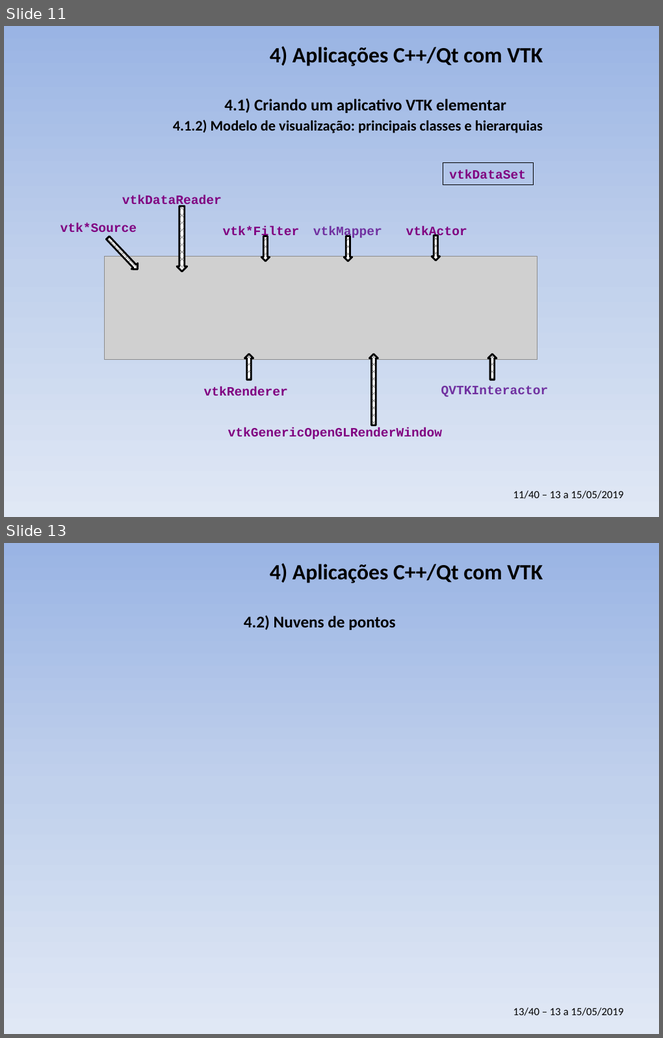
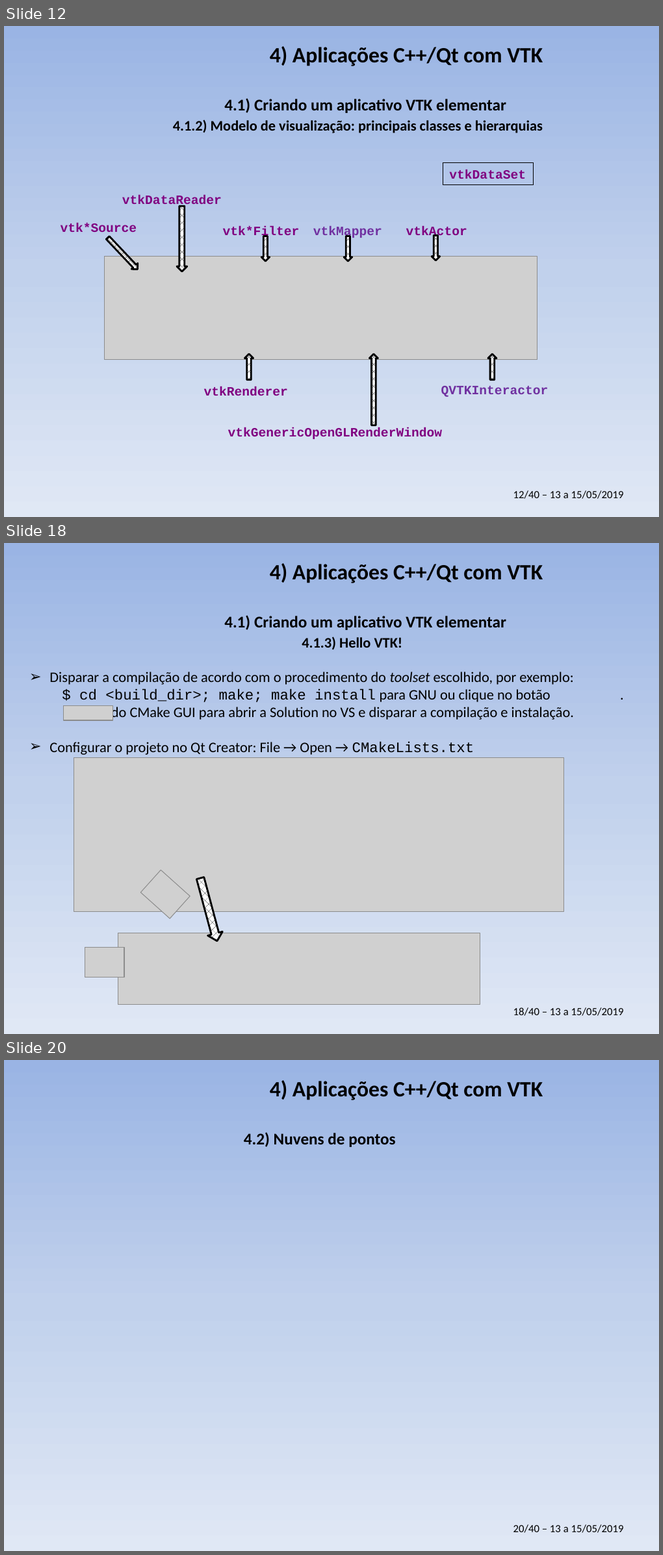
Before and after one commit to PauloCarvalhoRJ/cursoVTKgeo, a slide deck: aulas_3dias/slides_3dias.pptx. Shown one above the other, each under a label of ours: slides 11 and 13 before the commit, slides 12, 18 and 20 after it; the slides between them are not shown. The pictures are 663x1038 and 663x1555 pixels, drawn with LibreOffice and Linux fonts; fonts in the diff are those of the drawing; grey boxes stand for pictures; background and template pictures are left out. Boxes give left, top, right and bottom in pixels: in the first picture for what was removed or moved away, otherwise in the second. Text is boxed around its words. In the diff, an @@ line names an element or a change of style, - is before the commit and + after.

```diff
--- a/aulas_3dias/slides_3dias.pptx
+++ b/aulas_3dias/slides_3dias.pptx
@@ slide 18 added at <box>4,543,659,1034</box>, background gradient #9AB5E4 to #C2D1ED to #E1E8F5; not listed: 1 template element that a slide beside it also shows @@
@@ title added at <box>270,563,543,583</box>, 24 pt, text #000000, bold @@
+4) Aplicações C++/Qt com VTK
@@ text added at <box>224,615,506,630</box>, 18 pt, text #000000, bold @@
+4.1) Criando um aplicativo VTK elementar
@@ text added at <box>302,637,403,650</box>, 16 pt, text #000000, bold @@
+4.1.3) Hello VTK!
@@ text added at <box>50,672,574,755</box>, 16 pt, text #000000 @@
+➢ Disparar a compilação de acordo com o procedimento do toolset escolhido, por exemplo:
+  $ cd <build_dir>; make; make install para GNU ou clique no botão . do CMake GUI para abrir a Solution no VS e disparar a compilação e instalação.
+➢ Configurar o projeto no Qt Creator: File → Open → CMakeLists.txt
@@ picture added at <box>64,706,113,720</box> @@
@@ picture added at <box>74,758,564,913</box> @@
@@ picture added at <box>140,871,190,919</box> @@
@@ down arrow added at <box>193,876,224,943</box>, fill pattern #000000 on #FFFFFF, outline #000000 2 pt @@
@@ picture added at <box>85,947,124,977</box> @@
@@ picture added at <box>118,933,480,1005</box> @@
@@ what was slide 11 is now slide 12 @@
@@ text at <box>514,491,624,499</box>: text changed @@
-11/40 – 13 a 15/05/2019
+12/40 – 13 a 15/05/2019
@@ what was slide 13 is now slide 20 @@
@@ text at <box>514,1525,624,1533</box>: text changed @@
-13/40 – 13 a 15/05/2019
+20/40 – 13 a 15/05/2019
```
Also in this commit, not shown: 1 slide changed, 6 other slides added.
